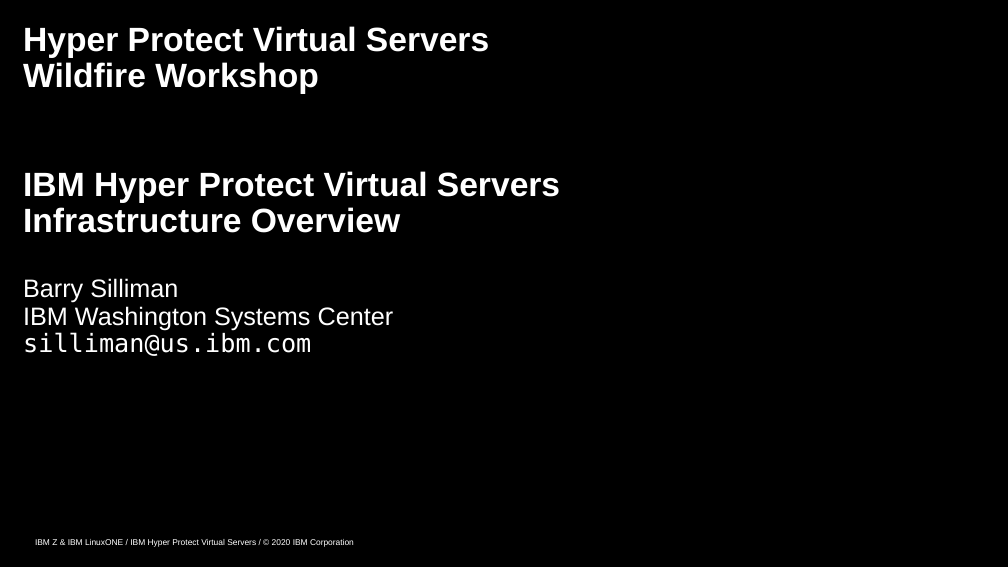
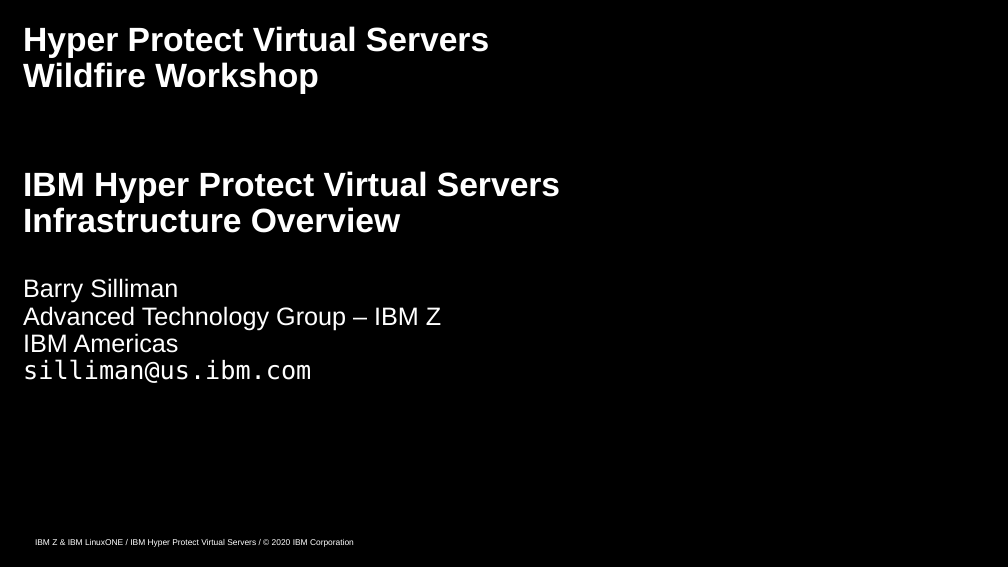
Before and after one commit to ibm-wsc/hyper-protect-virtual-servers-workshop, a slide deck: slide 1 of HPVS-Infra-Intro.pptx. Drawn at 1008x567 pixels with LibreOffice and Linux fonts; fonts in the diff are those of the drawing; background and template pictures are left out. Boxes give left, top, right and bottom in pixels: in the first picture for what was removed or moved away, otherwise in the second. Text is boxed around its words. In the diff, an @@ line names an element or a change of style, - is before the commit and + after.

```diff
--- a/HPVS-Infra-Intro.pptx
+++ b/HPVS-Infra-Intro.pptx
@@ title at box(23, 26, 560, 383): text changed @@
-Hyper Protect Virtual Servers Wildfire Workshop
-IBM Hyper Protect Virtual Servers
-Infrastructure Overview
-Barry Silliman
-IBM Washington Systems Center
-silliman@us.ibm.com
+Hyper Protect Virtual Servers Wildfire Workshop
+IBM Hyper Protect Virtual Servers
+Infrastructure Overview
+Barry Silliman
+Advanced Technology Group – IBM Z
+IBM Americas
+silliman@us.ibm.com
```
Also in this commit, not shown: 1 other slide changed, 6 other files.
